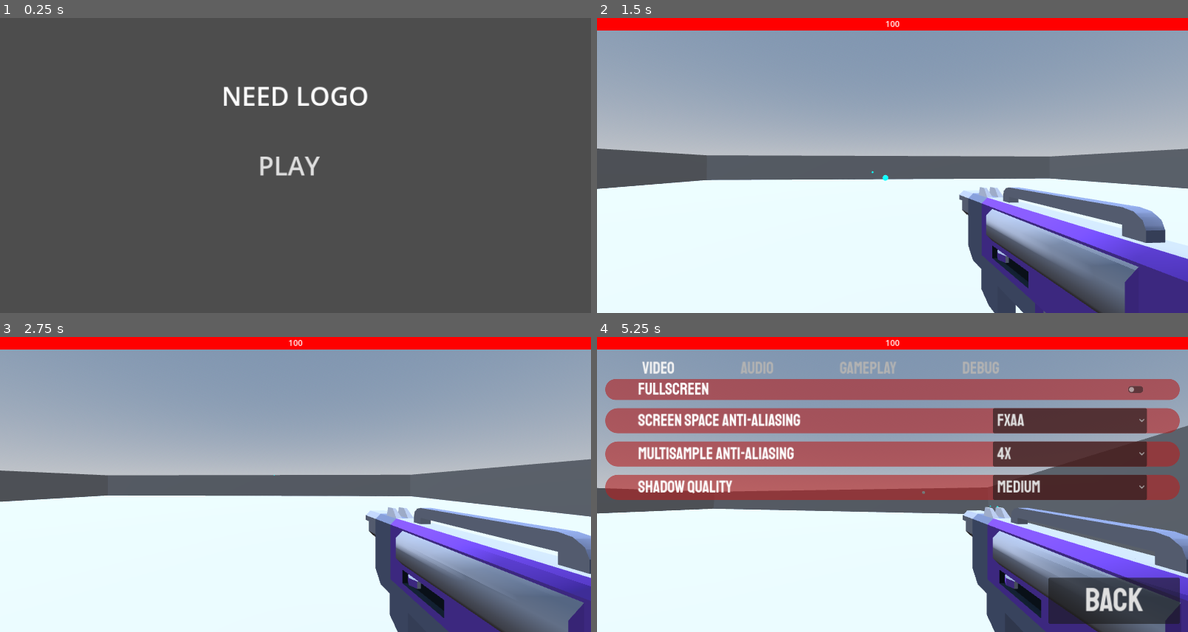
Above: before the commit, frames 1-4 (two rows, left to right).
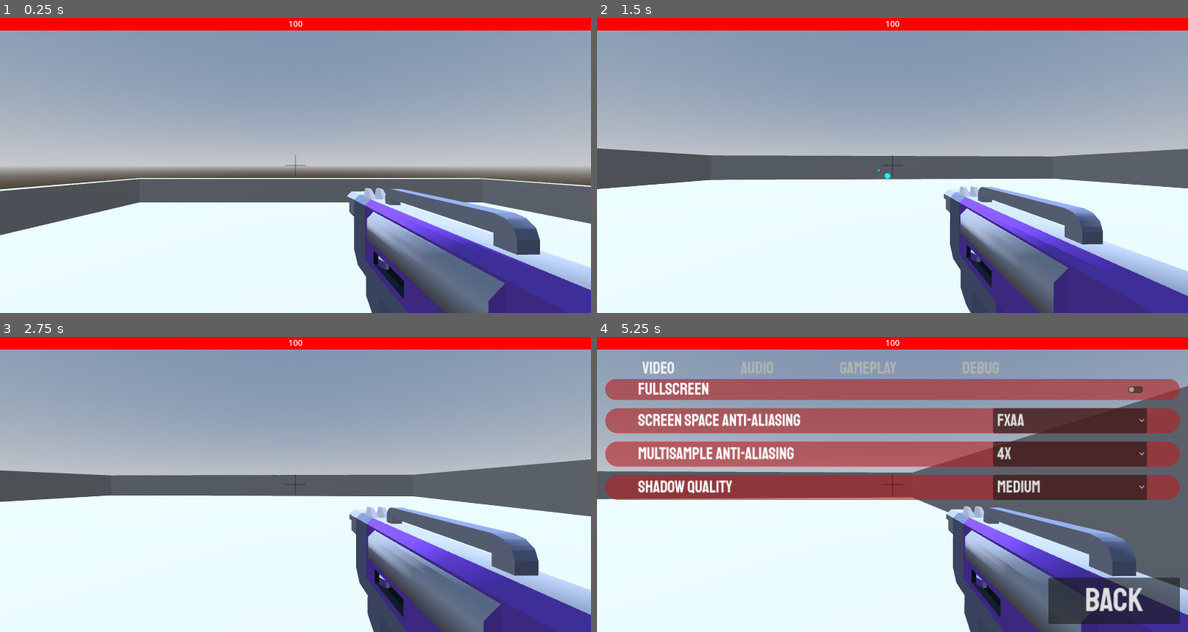
Above: after the commit, the same moments.

Repository: bronygamedev/firstponyshooter
Game: Godot game, scene res://Scenes/maps/testing grounds.tscn
Two runs of this game, one before a commit and one after it. Both use one fixed random seed, a clock stepped at 60 frames per second and the inputs below. Before the commit the project starts from res://Scenes/menus/main_menu.tscn.
Inputs (mouse positions are in pixels of both pictures, inside the frame that each line leads up to):
- Up to frame 1 (0.25 s): no input
- Up to frame 2 (1.5 s): click (886, 165) at 0.5 s, where only the run before the commit has a clickable "PLAY"; tap Enter at 1.25 s; move the mouse to (922, 165) at 1.27 s; press the mouse at (922, 165) at 1.28 s; hold D (move_right) from 1.28 s (still down)
- Up to frame 3 (2.75 s): tap Space (jump) at 1.52, 2.27 s; move the mouse to (265, 484) at 2.02 s; release D (move_right) at 2.03 s; release the mouse at (265, 484) at 2.03 s; hold S (move_backward) from 2.03 s (still down); right-click (265, 484) at 2.1 s; click (265, 484) at 2.3 s
- Up to frame 4 (5.25 s): move the mouse to (904, 478) at 2.77 s; release S (move_backward) at 2.78 s; hold W (move_foward) 2.78-3.53 s; hold D (move_right) 2.78-4.28 s; click (904, 478) at 3.05 s; move the mouse to (886, 490) at 3.52 s; click (886, 490) at 3.6 s; tap Space (jump) at 3.77, 4.52 s; move the mouse to (933, 487) at 4.27 s; press the mouse at (933, 487) at 4.28 s; hold A (move_left) from 4.28 s (still down); tap T at 4.35 s; tap P (menu) at 4.9 s; move the mouse to (715, 440) at 5.02 s; release the mouse at (715, 440) at 5.03 s; click (715, 440) at 5.1 s

The runs differ from the first frame. In frame 1, 90% of the frame differs, in the area x 0-100%, y 0-100%; in frame 2, 14%; in frame 3, 14%; in frame 4, 20%.

Commit message:
ui updates > back button will now exit the settings menu > added a crosshair (still needs work)

Diff:
--- a/client/Scenes/maps/testing grounds.tscn
+++ b/client/Scenes/maps/testing grounds.tscn
@@ -123,21 +123,5 @@
 
 [node name="SpawnCoolDown" type="Timer" parent="."]
 
-[node name="CanvasLayer" type="CanvasLayer" parent="."]
-process_mode = 4
-visible = false
-
-[node name="SubViewport" type="SubViewport" parent="CanvasLayer"]
-size_2d_override_stretch = true
-
-[node name="Camera3D" type="Camera3D" parent="CanvasLayer/SubViewport"]
-transform = Transform3D(1, 0, 0, 0, -4.37114e-08, 1, 0, -1, -4.37114e-08, -21.2996, 46.1319, -26.8061)
-current = true
-
-[node name="TextureRect" type="TextureRect" parent="CanvasLayer"]
-offset_right = 308.0
-offset_bottom = 308.0
-expand_mode = 1
-
 [connection signal="child_entered_tree" from="." to="." method="_on_child_entered_tree"]
 [connection signal="timeout" from="SpawnCoolDown" to="." method="_on_cool_down_timeout"]
--- a/client/Scenes/misc/HUD.tscn
+++ b/client/Scenes/misc/HUD.tscn
@@ -42,3 +42,36 @@
 visible = false
 layout_mode = 1
 offset_top = 25.0
+
+[node name="crosshair" type="Control" parent="."]
+layout_mode = 1
+anchors_preset = 15
+anchor_right = 1.0
+anchor_bottom = 1.0
+offset_left = 556.0
+offset_top = 268.0
+offset_right = -556.0
+offset_bottom = -268.0
+grow_horizontal = 2
+grow_vertical = 2
+pivot_offset = Vector2(20, 20)
+
+[node name="ColorRect2" type="ColorRect" parent="crosshair"]
+layout_mode = 0
+offset_left = -0.0524063
+offset_top = 18.9889
+offset_right = 39.9476
+offset_bottom = 20.9889
+rotation = 1.5708
+pivot_offset = Vector2(20.0207, 1.03175)
+color = Color(0, 0, 0, 0.211765)
+
+[node name="ColorRect" type="ColorRect" parent="crosshair"]
+layout_mode = 0
+offset_top = 19.0
+offset_right = 40.0
+offset_bottom = 21.0
+pivot_offset = Vector2(20, 1)
+color = Color(0, 0, 0, 0.211765)
+
+[connection signal="exit" from="SettingsContainer" to="." method="_on_settings_container_exit"]
--- a/client/Scenes/players/player.tscn
+++ b/client/Scenes/players/player.tscn
@@ -29,71 +29,29 @@
 "points": PackedFloat32Array(70, -0.25, 0, 0.25, 0),
 "times": PackedFloat32Array(0)
 }
-tracks/1/type = "bezier"
+tracks/1/type = "value"
 tracks/1/imported = false
 tracks/1/enabled = true
-tracks/1/path = NodePath("Head/Guns:position:x")
+tracks/1/path = NodePath("Head/Guns:position")
 tracks/1/interp = 1
 tracks/1/loop_wrap = true
 tracks/1/keys = {
-"handle_modes": PackedInt32Array(0),
-"points": PackedFloat32Array(0.37362, -0.25, 0, 0.25, 0),
-"times": PackedFloat32Array(0)
+"times": PackedFloat32Array(0),
+"transitions": PackedFloat32Array(1),
+"update": 0,
+"values": [Vector3(0.286302, -0.27413, -0.421584)]
 }
-tracks/2/type = "bezier"
+tracks/2/type = "value"
 tracks/2/imported = false
 tracks/2/enabled = true
-tracks/2/path = NodePath("Head/Guns:position:y")
+tracks/2/path = NodePath("Head/Guns:rotation")
 tracks/2/interp = 1
 tracks/2/loop_wrap = true
 tracks/2/keys = {
-"handle_modes": PackedInt32Array(0),
-"points": PackedFloat32Array(-0.27413, -0.25, 0, 0.25, 0),
-"times": PackedFloat32Array(0)
-}
-tracks/3/type = "bezier"
-tracks/3/imported = false
-tracks/3/enabled = true
-tracks/3/path = NodePath("Head/Guns:position:z")
-tracks/3/interp = 1
-tracks/3/loop_wrap = true
-tracks/3/keys = {
-"handle_modes": PackedInt32Array(0),
-"points": PackedFloat32Array(-0.421584, -0.25, 0, 0.25, 0),
-"times": PackedFloat32Array(0)
-}
-tracks/4/type = "bezier"
-tracks/4/imported = false
-tracks/4/enabled = true
-tracks/4/path = NodePath("Head/Guns/Type-a:rotation:x")
-tracks/4/interp = 1
-tracks/4/loop_wrap = true
-tracks/4/keys = {
-"handle_modes": PackedInt32Array(0),
-"points": PackedFloat32Array(0, -0.25, 0, 0.25, 0),
-"times": PackedFloat32Array(0)
-}
-tracks/5/type = "bezier"
-tracks/5/imported = false
-tracks/5/enabled = true
-tracks/5/path = NodePath("Head/Guns/Type-a:rotation:y")
-tracks/5/interp = 1
-tracks/5/loop_wrap = true
-tracks/5/keys = {
-"handle_modes": PackedInt32Array(0),
-"points": PackedFloat32Array(0.0523599, -0.25, 0, 0.25, 0),
-"times": PackedFloat32Array(0)
-}
-tracks/6/type = "bezier"
-tracks/6/imported = false
-tracks/6/enabled = true
-tracks/6/path = NodePath("Head/Guns/Type-a:rotation:z")
-tracks/6/interp = 1
-tracks/6/loop_wrap = true
-tracks/6/keys = {
-"handle_modes": PackedInt32Array(0),
-"points": PackedFloat32Array(0, -0.25, 0, 0.25, 0),
-"times": PackedFloat32Array(0)
+"times": PackedFloat32Array(0),
+"transitions": PackedFloat32Array(1),
+"update": 0,
+"values": [Vector3(0, 0.0349066, 0)]
 }
 
 [sub_resource type="Animation" id="Animation_sdpw2"]
@@ -111,71 +69,29 @@
 "points": PackedFloat32Array(75, -0.25, 0, 0.25, 0, 30, -0.25, 0, 0.25, 0),
 "times": PackedFloat32Array(0, 0.5)
 }
-tracks/1/type = "bezier"
+tracks/1/type = "value"
 tracks/1/imported = false
 tracks/1/enabled = true
-tracks/1/path = NodePath("Head/Guns:position:x")
+tracks/1/path = NodePath("Head/Guns:position")
 tracks/1/interp = 1
 tracks/1/loop_wrap = true
 tracks/1/keys = {
-"handle_modes": PackedInt32Array(0, 0),
-"points": PackedFloat32Array(0.37362, -0.25, 0, 0.25, 0, 0, -0.25, 0, 0.25, 0),
-"times": PackedFloat32Array(0, 0.5)
+"times": PackedFloat32Array(0, 0.5),
+"transitions": PackedFloat32Array(1, 1),
+"update": 0,
+"values": [Vector3(0.286302, -0.27413, -0.421584), Vector3(0.1, -0.274, -0.90608)]
 }
-tracks/2/type = "bezier"
+tracks/2/type = "value"
 tracks/2/imported = false
 tracks/2/enabled = true
-tracks/2/path = NodePath("Head/Guns:position:y")
+tracks/2/path = NodePath("Head/Guns:rotation")
 tracks/2/interp = 1
 tracks/2/loop_wrap = true
 tracks/2/keys = {
-"handle_modes": PackedInt32Array(0, 0),
-"points": PackedFloat32Array(-0.27413, -0.25, 0, 0.25, 0, -0.274, -0.25, 0, 0.25, 0),
-"times": PackedFloat32Array(0, 0.5)
-}
-tracks/3/type = "bezier"
-tracks/3/imported = false
-tracks/3/enabled = true
-tracks/3/path = NodePath("Head/Guns:position:z")
-tracks/3/interp = 1
-tracks/3/loop_wrap = true
-tracks/3/keys = {
-"handle_modes": PackedInt32Array(0, 0),
-"points": PackedFloat32Array(-0.421584, -0.25, 0, 0.25, 0, -0.985, -0.25, 0, 0.25, 0),
-"times": PackedFloat32Array(0, 0.5)
-}
-tracks/4/type = "bezier"
-tracks/4/imported = false
-tracks/4/enabled = true
-tracks/4/path = NodePath("Head/Guns/Type-a:rotation:x")
-tracks/4/interp = 1
-tracks/4/loop_wrap = true
-tracks/4/keys = {
-"handle_modes": PackedInt32Array(0, 0),
-"points": PackedFloat32Array(0, -0.25, 0, 0.25, 0, 0, -0.25, 0, 0.25, 0),
-"times": PackedFloat32Array(0, 0.5)
-}
-tracks/5/type = "bezier"
-tracks/5/imported = false
-tracks/5/enabled = true
-tracks/5/path = NodePath("Head/Guns/Type-a:rotation:y")
-tracks/5/interp = 1
-tracks/5/loop_wrap = true
-tracks/5/keys = {
-"handle_modes": PackedInt32Array(0, 0),
-"points": PackedFloat32Array(0.0523599, -0.25, 0, 0.25, 0, 0, -0.25, 0, 0.25, 0),
-"times": PackedFloat32Array(0, 0.5)
-}
-tracks/6/type = "bezier"
-tracks/6/imported = false
-tracks/6/enabled = true
-tracks/6/path = NodePath("Head/Guns/Type-a:rotation:z")
-tracks/6/interp = 1
-tracks/6/loop_wrap = true
-tracks/6/keys = {
-"handle_modes": PackedInt32Array(0, 0),
-"points": PackedFloat32Array(0, -0.25, 0, 0.25, 0, 0, -0.25, 0, 0.25, 0),
-"times": PackedFloat32Array(0, 0.5)
+"times": PackedFloat32Array(0, 0.5),
+"transitions": PackedFloat32Array(1, 1),
+"update": 0,
+"values": [Vector3(0, 0.0174533, 0), Vector3(0, 0, 0)]
 }
 
 [sub_resource type="AnimationLibrary" id="AnimationLibrary_bknib"]
@@ -205,11 +121,17 @@
 fov = 70.0
 
 [node name="Guns" type="Node3D" parent="Head"]
-transform = Transform3D(1, 0, 0, 0, 1, 0, 0, 0, 1, 0.37362, -0.27413, -0.421584)
+transform = Transform3D(0.999391, 0, 0.0348995, 0, 1, 0, -0.0348995, 0, 0.999391, 0.286302, -0.27413, -0.421584)
 script = ExtResource("2_gulbq")
 
 [node name="Type-a" parent="Head/Guns" instance=ExtResource("3_viawr")]
-transform = Transform3D(0.99863, 0, 0.052336, 0, 1, 0, -0.052336, 0, 0.99863, 0, 0, 0)
+transform = Transform3D(1, 0, 0, 0, 1, 0, 0, 0, 1, 0, 0, 0)
+
+[node name="BlasterA" parent="Head/Guns/Type-a" index="0"]
+transform = Transform3D(-1, 0, -8.56817e-08, 0, 1, 0, 8.56817e-08, 0, -1, 0, 0, 0)
+
+[node name="pointer" type="RayCast3D" parent="Head"]
+target_position = Vector3(0, 0, -100)
 
 [node name="GroundCheck" type="RayCast3D" parent="."]
 
--- a/client/Scripts/Guns.gd
+++ b/client/Scripts/Guns.gd
@@ -7,9 +7,10 @@
 @onready var gun = $"Type-a"
 @onready var gun_animation = $"Type-a/AnimationPlayer"
 @onready var gun_barrel = $"Type-a/Barrel"
-
+@onready var pointer = $"../pointer"
 func _process(_delta):
-	if Input.is_action_pressed("shoot"):
+	cast_ray()
+	if Input.is_action_pressed("shoot") and !get_tree().get_nodes_in_group("Settings")[0].visible:
 		shoot()
 	if Input.is_action_pressed("aim"):
 		if not aiming:
@@ -30,3 +31,9 @@
 		bullet_insence.transform.basis = gun_barrel.global_transform.basis
 		bullet_insence.shotfrom = bullet_insence.shotspawners.Player
 		get_parent().get_parent().get_parent().add_child(bullet_insence)
+
+func cast_ray():
+	if pointer.is_colliding():
+		# get the intersection point
+		var collision_point = pointer.get_collision_point()
+		look_at(collision_point)
--- a/client/Scripts/HUD.gd
+++ b/client/Scripts/HUD.gd
@@ -11,11 +11,18 @@
 		else:
 			Input.set_mouse_mode(Input.MOUSE_MODE_CAPTURED)
 
-
-
 func _ready():
 	$HealthBar.max_value = globalPlayerVars.maxhealth
 	$HealthBar.value = globalPlayerVars.health
 # Called every frame. 'delta' is the elapsed time since the previous frame.
 func _process(delta):
 	$HealthBar/Label.text = str($HealthBar.value)
+
+
+func _on_settings_container_exit():
+	$SettingsContainer.visible = bool(settings)
+	settings = not settings
+	if !settings:
+		Input.set_mouse_mode(Input.MOUSE_MODE_VISIBLE)
+	else:
+		Input.set_mouse_mode(Input.MOUSE_MODE_CAPTURED)
--- a/client/Scripts/player.gd
+++ b/client/Scripts/player.gd
@@ -30,7 +30,7 @@
 	$"HUD/HealthBar".value = globalPlayerVars.maxhealth
 
 func _input(event):
-	if event is InputEventMouseMotion:
+	if event is InputEventMouseMotion and !get_tree().get_nodes_in_group("Settings")[0].visible:
 		rotate_y(deg_to_rad(-event.relative.x * mouse_sensitivity))
 		head.rotate_x(deg_to_rad(-event.relative.y * mouse_sensitivity))
 		head.rotation.x = clamp(head.rotation.x,deg_to_rad(-89),deg_to_rad(89))
--- a/client/project.godot
+++ b/client/project.godot
@@ -12,7 +12,7 @@
 
 config/name="first pony shooter"
 config/tags=PackedStringArray("bronygamedev")
-run/main_scene="res://Scenes/menus/main_menu.tscn"
+run/main_scene="res://Scenes/maps/testing grounds.tscn"
 config/use_custom_user_dir=true
 config/features=PackedStringArray("4.2")
 boot_splash/show_image=false
